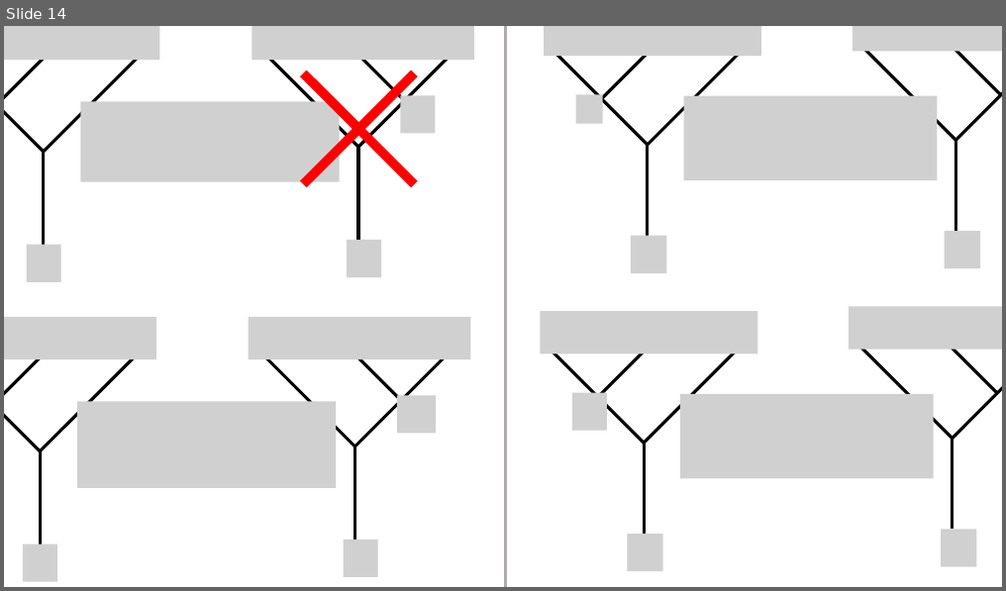
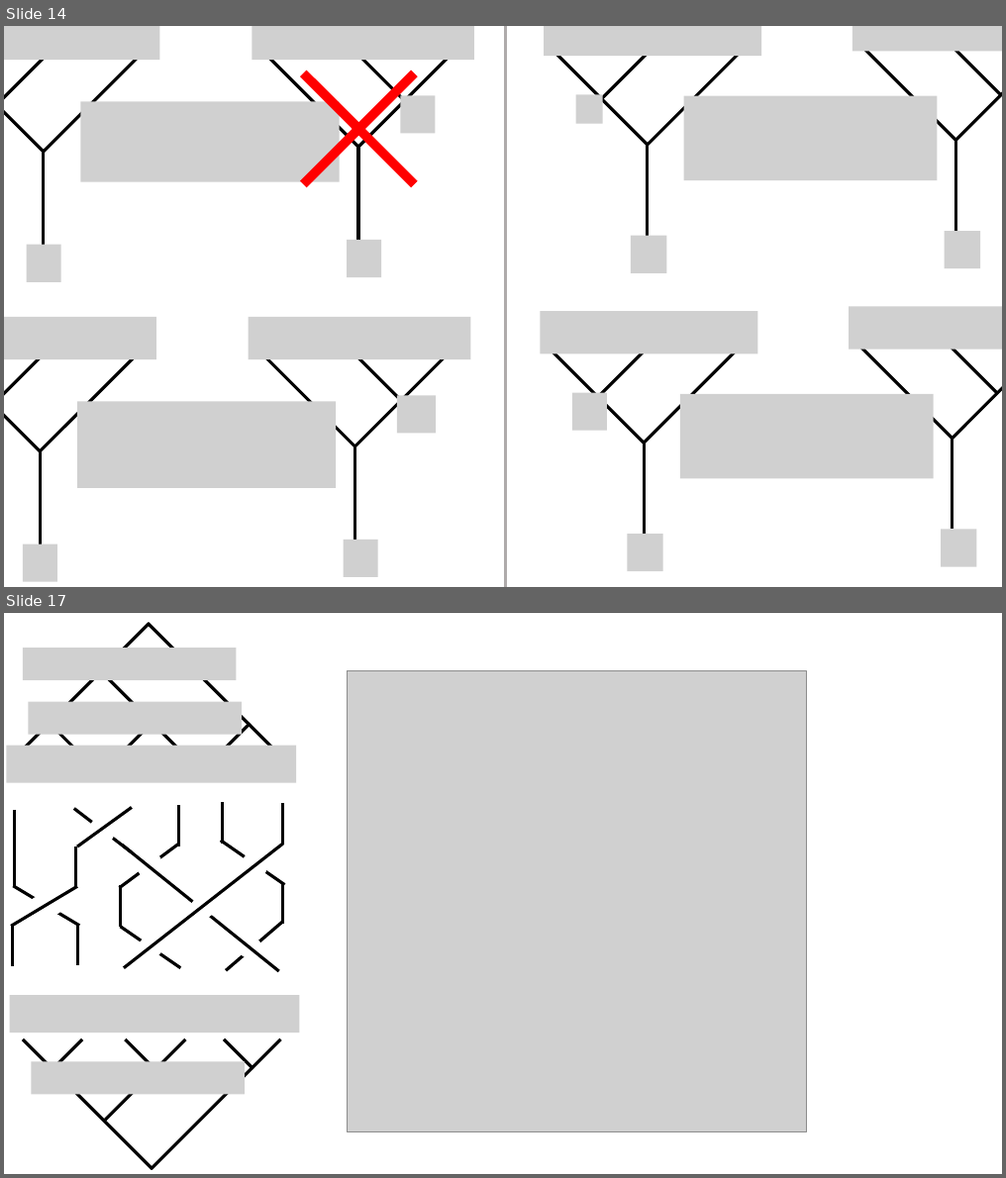
Before and after one commit to yk-liu/yk-liu.github.io, a slide deck: _posts/2019-05-14-Introduction-to-QC-and-TQC-Ising-Anyons/assets/pics.source.pptx. Shown one above the other, each under a label of ours: slide 14 before the commit, slides 14 and 17 after it; the slides between them are not shown. The pictures are 1006x591 and 1006x1178 pixels, drawn with LibreOffice and Linux fonts; fonts in the diff are those of the drawing; grey boxes stand for pictures; background and template pictures are left out. Boxes give left, top, right and bottom in pixels: in the first picture for what was removed or moved away, otherwise in the second. Text is boxed around its words. In the diff, an @@ line names an element or a change of style, - is before the commit and + after.

```diff
--- a/_posts/2019-05-14-Introduction-to-QC-and-TQC-Ising-Anyons/assets/pics.source.pptx
+++ b/_posts/2019-05-14-Introduction-to-QC-and-TQC-Ising-Anyons/assets/pics.source.pptx
@@ slide 17 added at <box>4,613,1002,1174</box>, background #FFFFFF @@
@@ picture added at <box>347,670,807,1133</box> @@
@@ group added at <box>6,624,296,783</box>: 6 lines, 3 pictures @@
@@ group added at <box>11,802,286,971</box>: 20 lines, 10 ellipses @@
@@ picture added at <box>10,995,300,1033</box> @@
@@ line added from (23, 1040) to (152, 1169), #000000 3 pt @@
@@ line added from (82, 1040) to (53, 1069), #000000 3 pt @@
@@ line added from (186, 1040) to (105, 1121), #000000 3 pt @@
@@ line added from (126, 1040) to (154, 1069), #000000 3 pt @@
@@ line added from (152, 1169) to (281, 1040), #000000 3 pt @@
@@ line added from (224, 1040) to (253, 1069), #000000 3 pt @@
@@ picture added at <box>31,1062,245,1095</box> @@
```
Also in this commit, not shown: 1 slide changed, 1 other slide added, 7 other files.
